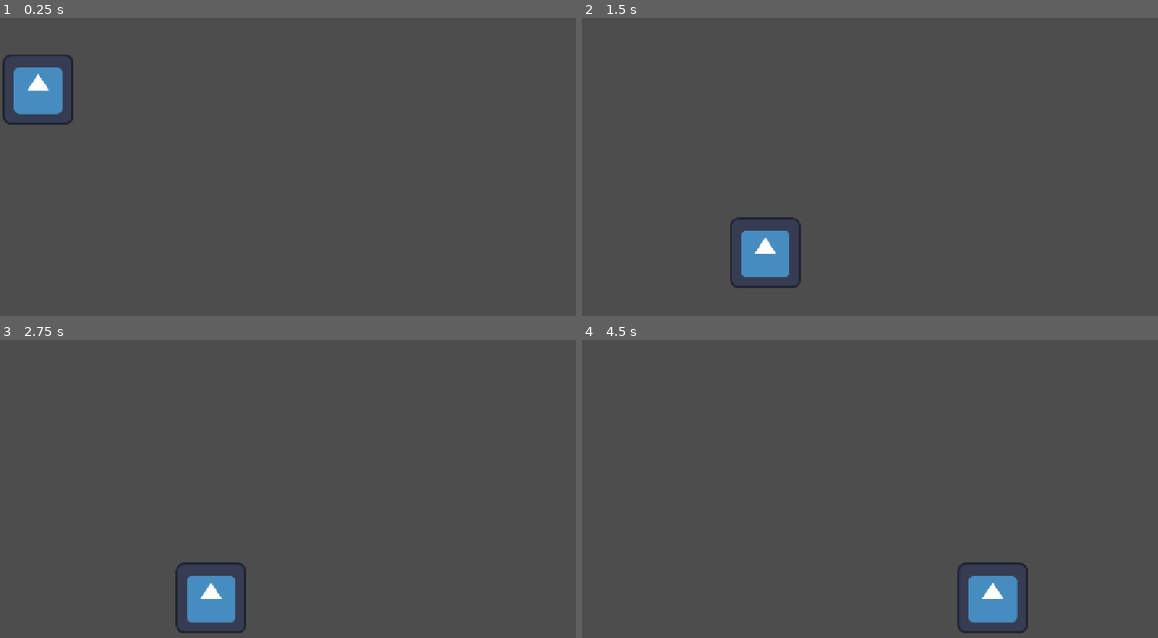
Above: before the commit, frames 1-4 (two rows, left to right).
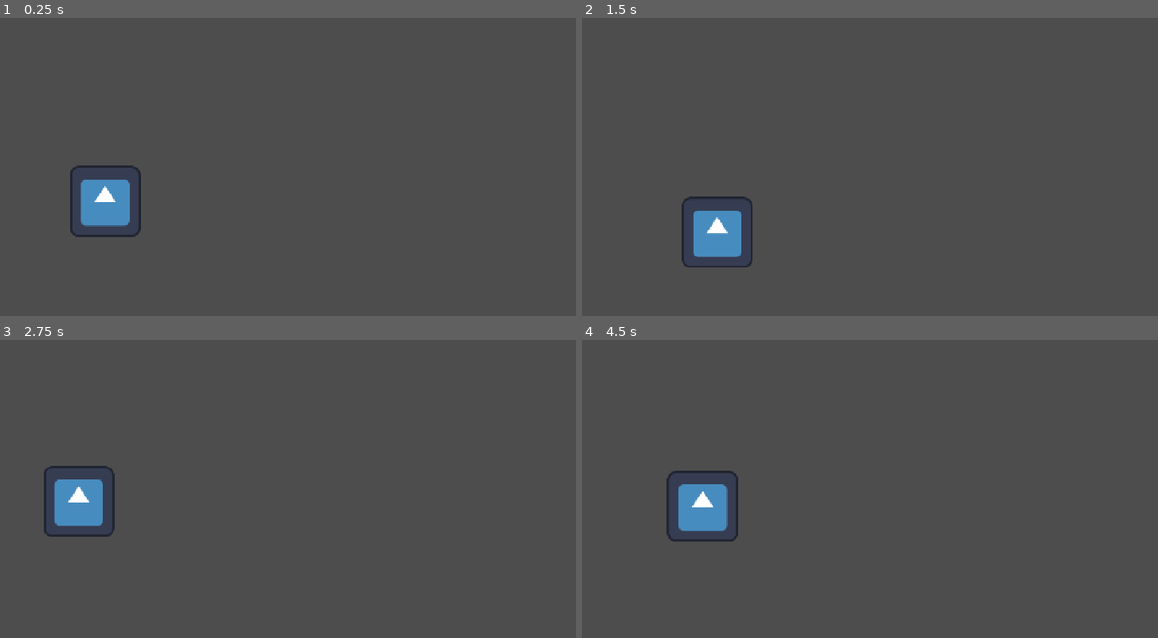
Above: after the commit, the same moments.

Repository: danielsalinasjo/godot-dojo
Game: Godot game, scene res://main.tscn
Same seed, same stepped clock (60 frames per second), same inputs: the game is played once before the commit and once after it. The engine's default icon, where the game draws it, is replaced by a stand-in: a white triangle on a blue panel in a dark square.
Inputs:
- Up to frame 1 (0.25 s): no input
- Up to frame 2 (1.5 s): tap Enter (ui_accept) at 0.5, 0.77 s; hold Right (ui_right) from 0.53 s (still down)
- Up to frame 3 (2.75 s): tap Enter (ui_accept) at 1.52 s; release Right (ui_right) at 2.03 s; hold Left (ui_left) from 2.03 s (still down)
- Up to frame 4 (4.5 s): release Left (ui_left) at 2.78 s; hold Right (ui_right) 2.78-4.28 s; tap Enter (ui_accept) at 3.02, 3.77 s; hold Left (ui_left) from 4.28 s (still down)

The runs differ from the first frame. In frame 1, 3.5% of the frame differs, in the area x 0-25%, y 12-74%; in frame 2, 3.2%; in frame 3, 3.4%; in frame 4, 3.5%, in the area x 14-78%, y 43-99%.

Commit message:
S5: cámara suavizada, plataformas de prueba y cierre M1

Diff:
--- a/sandbox/main.tscn
+++ b/sandbox/main.tscn
@@ -12,9 +12,23 @@
 [node name="player" parent="." unique_id=1120681390 instance=ExtResource("2_0xm2m")]
 position = Vector2(69, 68)
 
+[node name="Camera2D" type="Camera2D" parent="player" unique_id=1392583104]
+position = Vector2(386, 32)
+position_smoothing_enabled = true
+
 [node name="floor" type="StaticBody2D" parent="." unique_id=835446506]
 
 [node name="CollisionShape2D" type="CollisionShape2D" parent="floor" unique_id=1229783495]
 position = Vector2(593, 673)
 shape = SubResource("RectangleShape2D_yeiif")
 debug_color = Color(0.88394105, 0.29419586, 0.41810498, 0.41960785)
+
+[node name="CollisionShape2D3" type="CollisionShape2D" parent="floor" unique_id=1681349571]
+position = Vector2(3114, 505)
+shape = SubResource("RectangleShape2D_yeiif")
+debug_color = Color(0.88394105, 0.29419586, 0.41810498, 0.41960785)
+
+[node name="CollisionShape2D2" type="CollisionShape2D" parent="floor" unique_id=2073158461]
+position = Vector2(2326, 665)
+shape = SubResource("RectangleShape2D_yeiif")
+debug_color = Color(0.88394105, 0.29419586, 0.41810498, 0.41960785)
